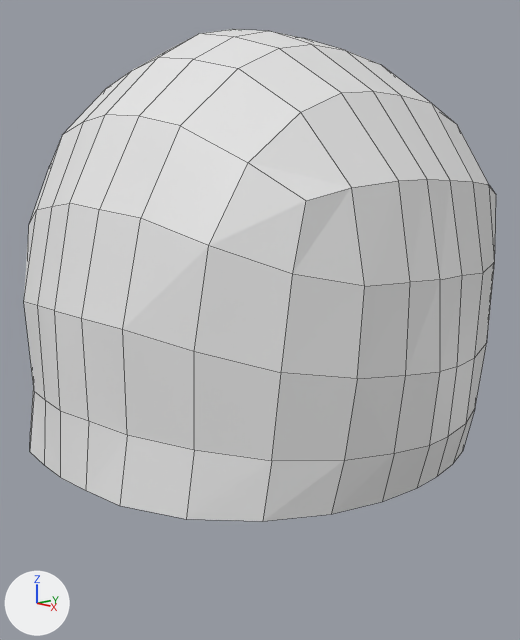
Two versions of the Blender file blender/personaje.blend, one commit apart.
Rendered twice from a 50 mm camera at (2.21, -2.05, 3.54) aimed at (0.01, 0.02, 2.92). Lighting does not change. The marker at lower left points along +X, +Y and +Z. Mesh edges are drawn as thin lines.
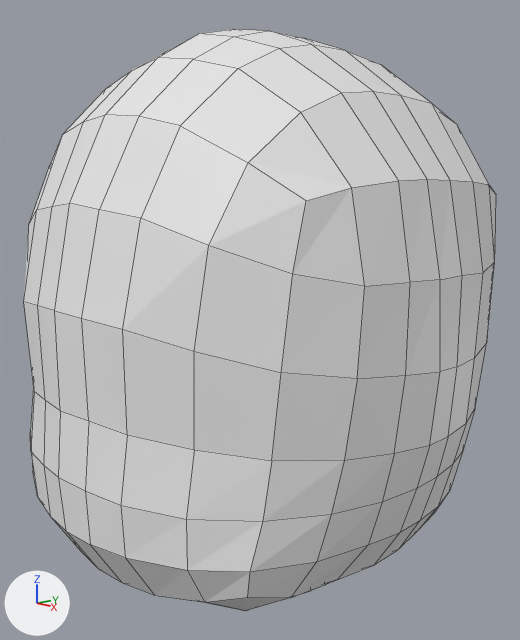
The change in detail:
me_plane is used by ob_plane; location (0.0, 0.0, 0.0).
me_plane had 104 vertices, 88 faces and spanned x 0.0..0.96, y -0.94..0.95, z 2.48..4.08.
me_plane now has 192 vertices, 171 faces and spans x 0.0..0.96, y -0.94..0.95, z 1.7..4.08.
Part 1, on me_plane:
4 vertices move from x 0.0..0.32, y -0.94..0.82, z 2.49..2.5 to x 0.0..0.32, y -0.94..0.83, z 2.49..2.5.
88 vertices are added at x 0.0..0.85, y -0.93..0.69, z 1.7..2.32.
83 new faces join them.

Boxes [x1, y1, x2, y2] around the edits, measured in the pictures (520 x 640 px):
'Plane', reshaped (18% taller): before [24, 29, 496, 521]; after [24, 29, 496, 611]
part 1 of me_plane, built on: before [44, 400, 89, 490]; after [31, 400, 462, 611]
